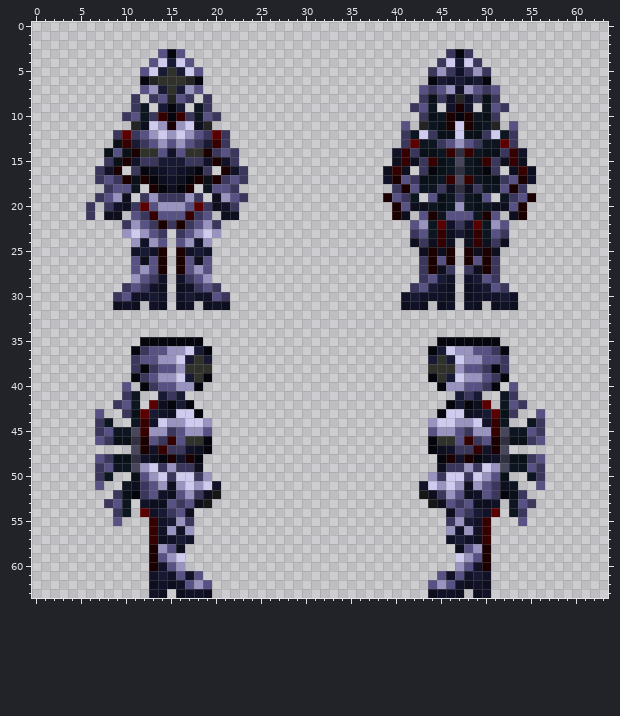
Pixel-art sprite: Resources/Textures/Vanilla/Mobs/Silicon/chassis.rsi/R1_Body.png. Above is the file before it was changed.
The file is 64x64 pixels. Colours within 5 levels of each other are drawn and written as one.
The result:
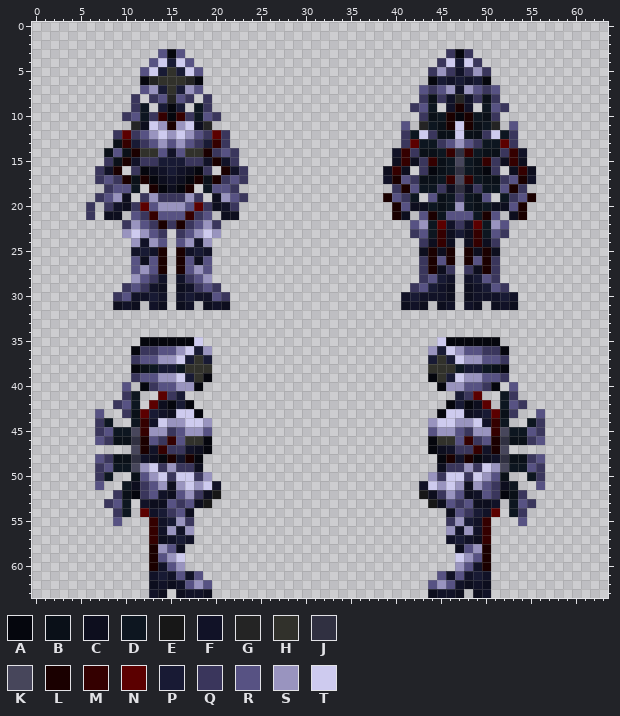
Palette (. is transparent): A #05060d  B #0a1018  C #0d0e1e  D #0d1620  E #171717  F #111227  G #242424  H #31312b  J #303041  K #47465b  L #1a0000  M #340000  N #5b0000  P #181a34  Q #3a365c  R #575283  S #9994bf  T #cecbef
Difference:
Colour Q becomes colour A in row 38 at x 11 and 52.
Colour A becomes colour B in row 38 at x 12 and 51.
Colour Q becomes colour D in row 38 at x 13 and 50.
Colour S becomes colour D in row 38 at x 16 and 47.
Colour P becomes colour N in row 41 at x 14 and 49.
Colour R becomes colour P in row 38 at x 14 to 15 and 48 to 49.
Colour A becomes colour Q in row 39 at x 11 and 52.
Colour R becomes colour Q in row 36 at x 13 and 50.
Colour Q becomes colour R in row 39 at x 12 and 51.
Colour S becomes colour R in row 36 at x 15 and 48.
Colour A becomes colour S in row 36 at x 19 and 44.
Colour A becomes colour T in row 35 at x 18 and 45.
The author cleared colour C in row 24 at x 42 and 52.
Pixel boxes of the changes (left, top, right, bottom) in both pictures:
erased: (410, 238, 419, 247)
erased: (500, 238, 509, 247)
changed: (131, 337, 212, 400)
changed: (428, 337, 509, 400)
